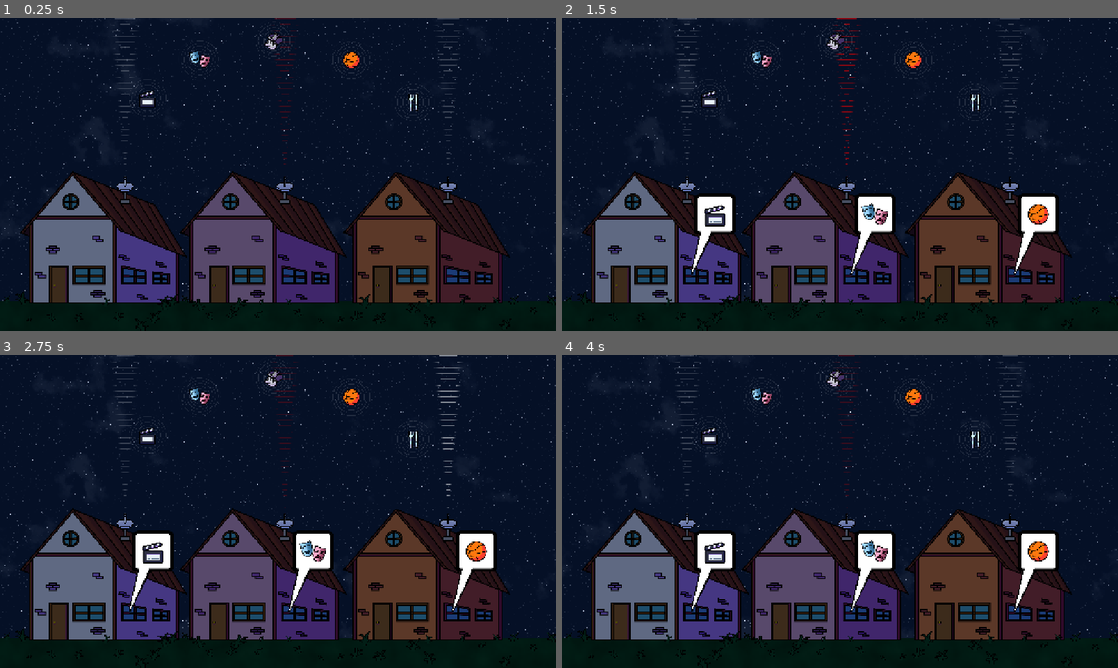
Above: before the commit, frames 1-4 (two rows, left to right).
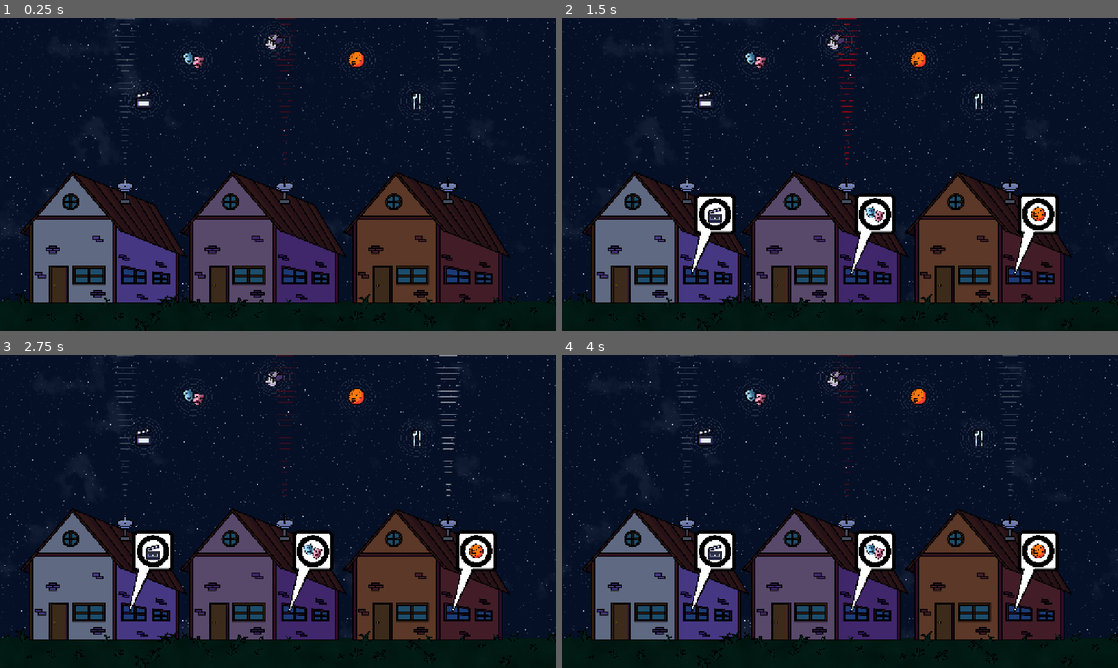
Above: after the commit, the same moments.

Repository: PedroMarangon/Ludum-Dare-59_TV-Signal-Game
Game: Godot game, scene res://scenes/game.tscn
The game is run twice, just before and just after one commit, with the same random seed, the same clock (stepped at 60 frames per second) and the same inputs. The engine's default icon, where the game draws it, is replaced by a stand-in: a white triangle on a blue panel in a dark square.
Inputs (mouse positions are in pixels of both pictures, inside the frame that each line leads up to):
- Up to frame 1 (0.25 s): no input
- Up to frame 2 (1.5 s): move the mouse to (689, 187) at 0.52 s; click (689, 187) at 0.67 s; move the mouse to (845, 187) at 1.27 s; click (845, 187) at 1.42 s
- Up to frame 3 (2.75 s): move the mouse to (450, 524) at 2.02 s; click (450, 524) at 2.17 s
- Up to frame 4 (4 s): move the mouse to (812, 574) at 2.77 s; click (812, 574) at 2.92 s; move the mouse to (1006, 558) at 3.52 s; click (1006, 558) at 3.67 s

The runs differ from the first frame. In frame 1, 1.2% of the frame differs, in the area x 20-79%, y 0-59%; in frame 2, 2.3%, in the area x 20-89%, y 2-69%; in frame 3, 2.3%; in frame 4, 2.3%.

Commit message:
Added progress bar and switching interests

Diff:
--- a/prefabs/house.tscn
+++ b/prefabs/house.tscn
@@ -3,6 +3,16 @@
 [ext_resource type="Texture2D" uid="uid://cgn8646i41vre" path="res://assets/house.png" id="1_25t6t"]
 [ext_resource type="Script" uid="uid://covx8d63hxbjn" path="res://scripts/house.gd" id="1_o8sle"]
 [ext_resource type="Texture2D" uid="uid://djuy5yvbwang1" path="res://assets/icons.png" id="3_upbwm"]
+[ext_resource type="Shader" uid="uid://dk5om520tyua7" path="res://shaders/circle_progress_bar.gdshader" id="4_44rip"]
+
+[sub_resource type="ShaderMaterial" id="ShaderMaterial_hvfu8"]
+resource_local_to_scene = true
+shader = ExtResource("4_44rip")
+shader_parameter/background_color = Color(0, 0, 0, 1)
+shader_parameter/foreground_color = Color(0.18647999, 0.74, 0.088800006, 1)
+shader_parameter/fill = 0.93999997898912
+shader_parameter/width = 0.1499999966472
+shader_parameter/size = 0.46999998949456
 
 [sub_resource type="AtlasTexture" id="AtlasTexture_44rip"]
 atlas = ExtResource("3_upbwm")
@@ -60,30 +70,41 @@
 grow_vertical = 2
 texture = ExtResource("3_upbwm")
 region_rect = Rect2(512, 256, 256, 256)
-patch_margin_left = 40
-patch_margin_top = 40
-patch_margin_right = 40
-patch_margin_bottom = 40
+patch_margin_left = 100
+patch_margin_top = 100
+patch_margin_right = 100
+patch_margin_bottom = 100
 
-[node name="CenterContainer" type="CenterContainer" parent="UI/NinePatchRect" unique_id=160310292]
-layout_mode = 1
-anchors_preset = 15
-anchor_right = 1.0
-anchor_bottom = 1.0
-grow_horizontal = 2
-grow_vertical = 2
+[node name="Progress" type="ColorRect" parent="UI/NinePatchRect" unique_id=1756235201]
+unique_name_in_owner = true
+material = SubResource("ShaderMaterial_hvfu8")
+custom_minimum_size = Vector2(315, 315)
+layout_mode = 0
+offset_left = 31.0
+offset_top = 31.0
+offset_right = 346.0
+offset_bottom = 346.0
+rotation = 1.5707964
+pivot_offset_ratio = Vector2(0.5, 0.5)
+color = Color(1, 0.07999998, 0.07999998, 1)
 
-[node name="TextureRect" type="TextureRect" parent="UI/NinePatchRect/CenterContainer" unique_id=2131469990]
+[node name="TextureRect" type="TextureRect" parent="UI/NinePatchRect" unique_id=2131469990]
 unique_name_in_owner = true
-layout_mode = 2
+layout_mode = 0
+offset_left = 61.0
+offset_top = 61.0
+offset_right = 317.0
+offset_bottom = 317.0
+scale = Vector2(0.7, 0.7)
+pivot_offset_ratio = Vector2(0.5, 0.5)
 texture = SubResource("AtlasTexture_44rip")
 
-[node name="Polygon2D" type="Polygon2D" parent="UI" unique_id=1670639518]
-position = Vector2(-137, 267)
+[node name="Polygon2D" type="Polygon2D" parent="UI/NinePatchRect" unique_id=1670639518]
+position = Vector2(-165, 1006)
 color = Color(0, 0, 0, 1)
 polygon = PackedVector2Array(127, -265, 214, -658, 344, -658, 147, -265)
 
-[node name="Polygon2D2" type="Polygon2D" parent="UI" unique_id=603990995]
-position = Vector2(-163.32704, 316.56525)
+[node name="Polygon2D2" type="Polygon2D" parent="UI/NinePatchRect" unique_id=603990995]
+position = Vector2(-191.32704, 1055.5652)
 scale = Vector2(1.081761, 1.0745342)
 polygon = PackedVector2Array(151.90698, -302.98267, 235, -665, 322, -664, 156.52907, -301.1214)
--- a/scenes/game.tscn
+++ b/scenes/game.tscn
@@ -516,6 +516,7 @@
 
 [node name="TV_Antenna" parent="Antenna" unique_id=1073357383 node_paths=PackedStringArray("house") instance=ExtResource("1_yqjtg")]
 position = Vector2(-351.99997, 103.99999)
+scale = Vector2(0.18505642, 0.2)
 acceptable_interests = Array[ExtResource("3_feb5d")]([ExtResource("6_0tnpc"), ExtResource("3_lbhrr"), ExtResource("7_vtaks")])
 house = NodePath("../../Scenario/Houses/House")
 
@@ -532,15 +533,15 @@
 [node name="Channels" type="Node2D" parent="." unique_id=2082271592]
 
 [node name="InterestChannel" parent="Channels" unique_id=19260816 instance=ExtResource("3_lnu2h")]
-position = Vector2(-300, -104)
+position = Vector2(-309, -102.00001)
 interest = ExtResource("3_lbhrr")
 
 [node name="InterestChannel2" parent="Channels" unique_id=2080618144 instance=ExtResource("3_lnu2h")]
-position = Vector2(311, -94.00001)
+position = Vector2(319, -97.00001)
 interest = ExtResource("4_u5sy4")
 
 [node name="InterestChannel3" parent="Channels" unique_id=1435998991 instance=ExtResource("3_lnu2h")]
-position = Vector2(169, -191)
+position = Vector2(181, -192)
 interest = ExtResource("5_gee14")
 
 [node name="InterestChannel4" parent="Channels" unique_id=1328126157 instance=ExtResource("3_lnu2h")]
@@ -548,5 +549,5 @@
 interest = ExtResource("6_0tnpc")
 
 [node name="InterestChannel5" parent="Channels" unique_id=72220851 instance=ExtResource("3_lnu2h")]
-position = Vector2(-180, -193.00002)
+position = Vector2(-195, -191.00002)
 interest = ExtResource("7_vtaks")
--- a/scripts/house.gd
+++ b/scripts/house.gd
@@ -9,13 +9,17 @@
 @onready var walls: Sprite2D = %Walls
 @onready var ui: Control = %UI
 @onready var texture_rect: TextureRect = %TextureRect
+@onready var progress: ColorRect = %Progress
 
 func _ready() -> void:
 	if Engine.is_editor_hint():
 		return
 	%Walls.modulate = colors.pick_random() if random_color else single_color
 	ui.scale = Vector2.ZERO
+	update_progress(0)
 
+func update_progress(percentage:float) -> void:
+	progress.material.set("shader_parameter/fill", percentage)
 
 func switch_content(interest:Interest) -> void:
 	var tween = get_tree().create_tween()
@@ -23,5 +27,7 @@
 	if ui.scale != Vector2.ZERO:
 		tween.tween_property(ui, "scale", Vector2.ZERO, 0.5)
 		tween = tween.chain()
-	tween.tween_property(texture_rect, "texture", interest.icon, 0.0)
+
+	tween.tween_method(func(): update_progress(0), self, self, 0.1)
+	tween.tween_property(texture_rect, "texture", interest.icon, 0.1)
 	tween.chain().tween_property(ui, "scale", Vector2.ONE, 0.5)
--- a/scripts/tv_antenna.gd
+++ b/scripts/tv_antenna.gd
@@ -7,6 +7,7 @@
 @export var speed :float = 50.0
 @export var acceptable_interests :Array[Interest]
 @export var current_interest :Interest
+@export var interest_time_range :Vector2 = Vector2(5, 10)
 
 @export_group("Signal Colors")
 @export var no_signal_color :Color = Color.WHITE
@@ -24,6 +25,8 @@
 
 var is_holding:bool = false
 var signal_channels :Array[InterestChannel] =[]
+var time_passed :float = 0.0
+var needed_time :float = 0.0
 
 func _ready() -> void:
 	set_color(null, false)
@@ -39,6 +42,7 @@
 
 func _process(delta: float) -> void:
 	update_rotation(delta)
+	update_interest_progress(delta)
 
 
 
@@ -50,20 +54,41 @@
 	head.rotation_degrees = move_toward(head.rotation_degrees, target_rotation, delta * speed)
 
 
+func update_interest_progress(delta:float) -> void:
+	if not has_correct_signal():
+		time_passed = max(time_passed - delta, 0)
+		house.update_progress(time_passed / needed_time)
+		return
+	time_passed = min(time_passed + delta, needed_time)
+	house.update_progress(time_passed / needed_time)
+
+	if time_passed >= needed_time:
+		select_random_interest()
+
 func select_random_interest() -> void:
 	current_interest = acceptable_interests.pick_random()
+	needed_time = randf_range(interest_time_range.x, interest_time_range.y)
+	time_passed = 0.0
+	signal_channels.clear()
+	set_color(null, false)
 	house.switch_content(current_interest)
 
 
 func set_color(interest_channel:InterestChannel, is_entering:bool) -> void:
-	if not is_entering and signal_channels.is_empty():
-		tv_signal_sprite.modulate = no_signal_color
+	if not is_entering:
+		if signal_channels.is_empty():
+			tv_signal_sprite.modulate = no_signal_color
+			return
 		return
 
 	if interest_channel == null:
 		return
 
-	tv_signal_sprite.modulate = correct_signal_color if interest_channel.interest == current_interest else wrong_signal_color
+	if interest_channel.interest == current_interest:
+		tv_signal_sprite.modulate = correct_signal_color if interest_channel.interest == current_interest else wrong_signal_color
+		return
+
+	tv_signal_sprite.modulate = wrong_signal_color
 
 func set_alpha(is_selected:bool) -> void:
 	var color :Color = Color(Color.WHITE, selected_alpha if is_selected else non_selected_alpha)
@@ -99,3 +124,9 @@
 		signal_channels.erase(area as InterestChannel)
 		set_color(area as InterestChannel, false)
 #endregion
+
+
+func has_correct_signal() -> bool:
+	if signal_channels.size() != 1:
+		return false
+	return signal_channels[0].interest == current_interest
--- /dev/null
+++ b/shaders/circle_progress_bar.gdshader
@@ -0,0 +1,45 @@
+shader_type canvas_item;
+render_mode blend_mix;
+
+
+uniform vec3 background_color : source_color = vec3(0);
+uniform vec3 foreground_color : source_color = vec3(1);
+
+uniform float fill :hint_range(0.0, 1.0, 0.01) = 0.5;
+
+uniform float width :hint_range(0.0, 0.5, 0.01) = 0.1;
+uniform float size :hint_range(0.0, 0.5, 0.01) = 0.5;
+
+
+vec2 to_polar(vec2 uv)
+{
+	vec2 dir = uv - vec2(0.5, 0.5);
+	float radius = length(dir) * 2.0;
+	float angle = (atan(dir.y, dir.x) * 1.0 / (PI * 2.0));
+	return vec2(radius, angle);
+}
+
+float remap(float v, vec2 in_min_max, vec2 out_min_max)
+{
+	float p1 = (v - in_min_max.x) * (out_min_max.y - out_min_max.x);
+	return out_min_max.x + (p1 / (in_min_max.y - in_min_max.x));
+}
+
+void fragment() {
+	float dist = distance(UV, vec2(0.5,0.5));
+
+	if (dist > size || dist < size- width){
+		COLOR.a = 0.0;
+	}
+
+	vec2 polar = to_polar(UV);
+
+	float edge = remap(polar.g, vec2(-1.0,1.0), vec2(0.0,1.0));
+
+	float my_fill = fill < 0.5 ? remap(fill, vec2(0,0.5), vec2(0.25, 0.5)) : remap(fill, vec2(0.5,1), vec2(0.5, 0.75));
+
+	float percentage = step(edge, my_fill);
+
+	COLOR.rgb = percentage > 0.5 ? foreground_color : background_color;
+
+}
Not shown, added: shaders/circle_progress_bar.gdshader.uid
